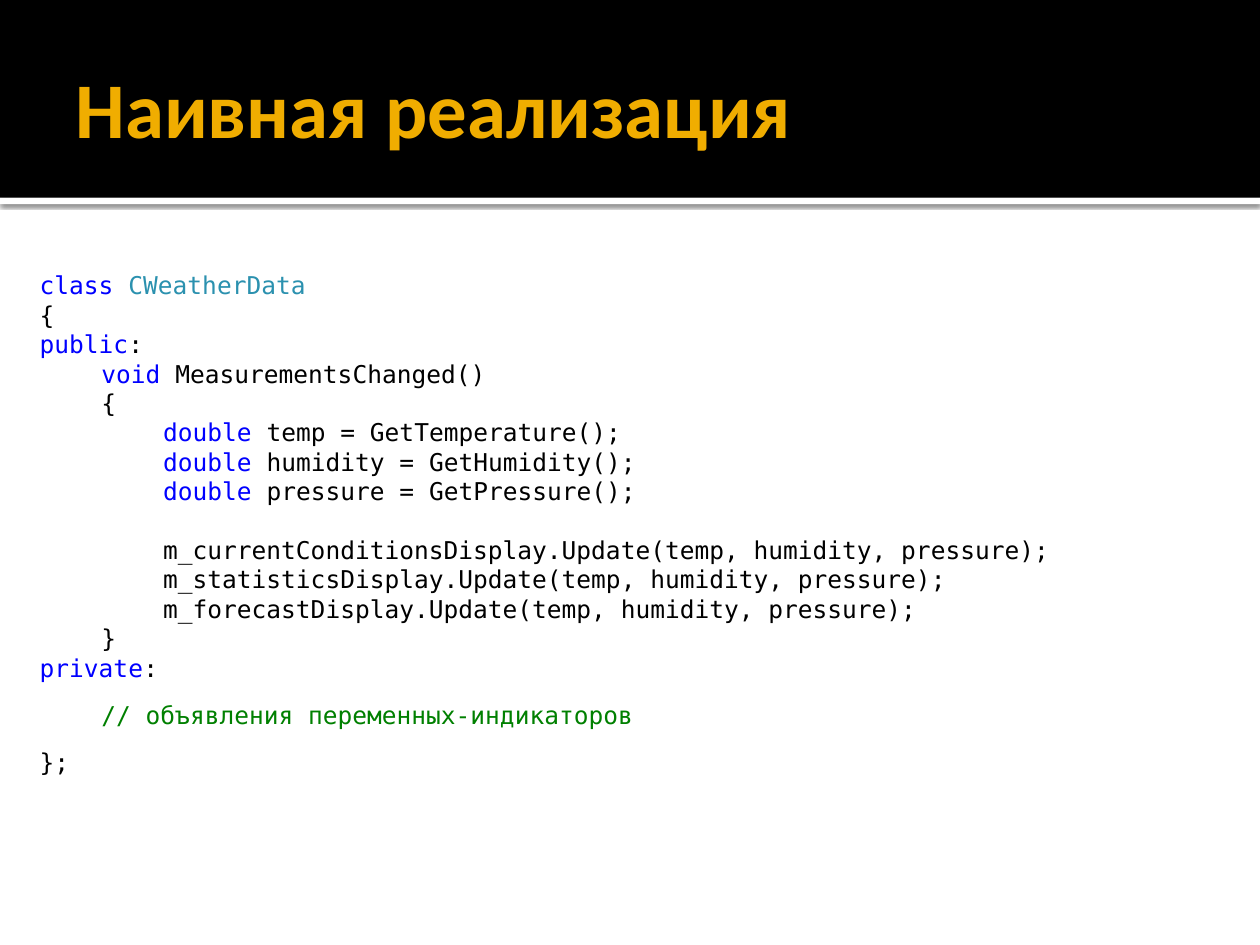
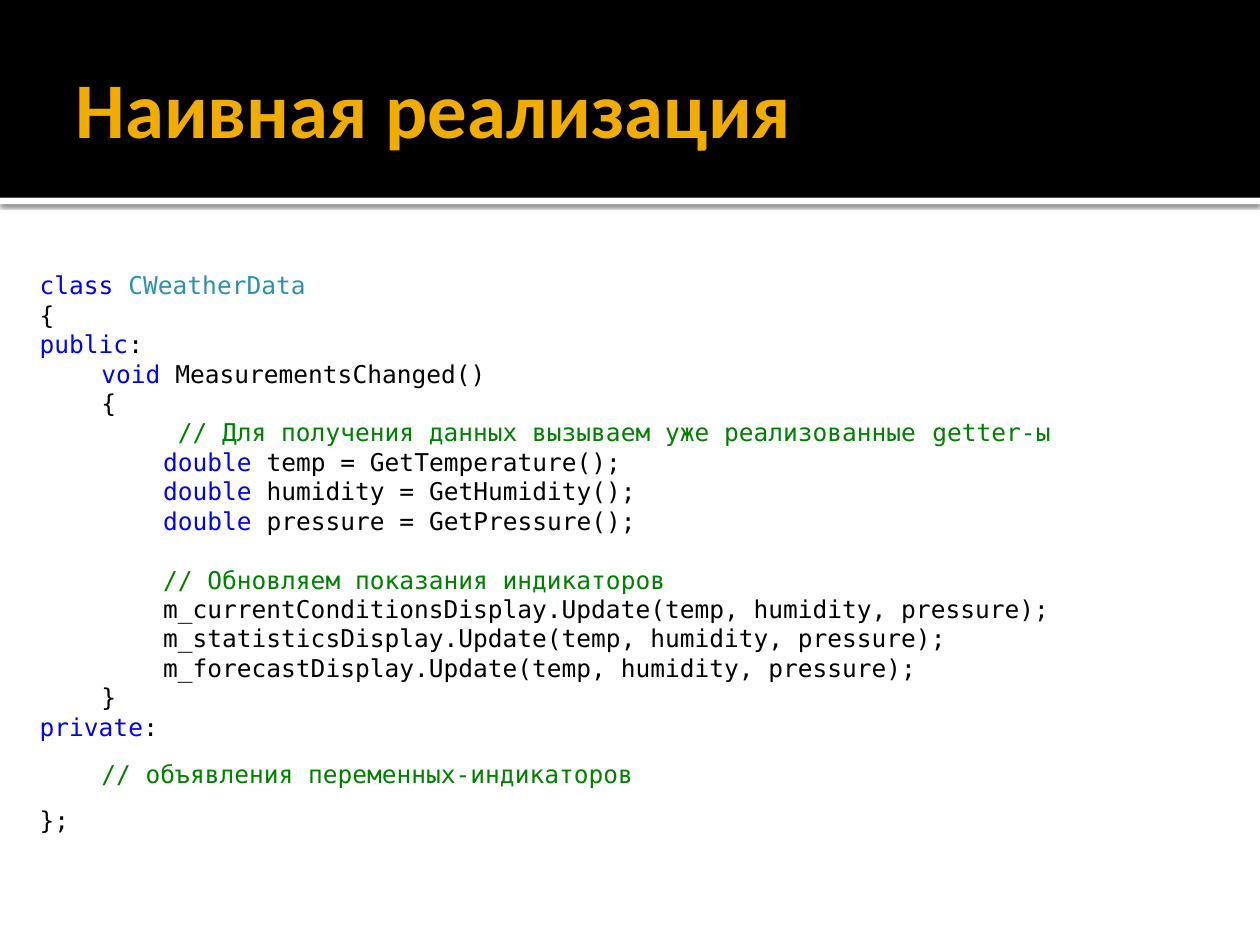
Before and after one commit to iv-sergius/ood, a slide deck: slide 7 of lectures/02.observer/observer.pptx. Drawn at 1260x945 pixels with LibreOffice and Linux fonts; fonts in the diff are those of the drawing. Boxes give left, top, right and bottom in pixels: in the first picture for what was removed or moved away, otherwise in the second. Text is boxed around its words. In the diff, an @@ line names an element or a change of style, - is before the commit and + after.

```diff
--- a/lectures/02.observer/observer.pptx
+++ b/lectures/02.observer/observer.pptx
@@ text at <box>222,423,1050,447</box>: paragraph added @@
+// Для получения данных вызываем уже реализованные getter-ы
@@ text at <box>207,570,665,594</box>: paragraph added @@
+// Обновляем показания индикаторов
```
Also in this commit, not shown: 7 other slides changed, 5 slides added, 4 other files.
